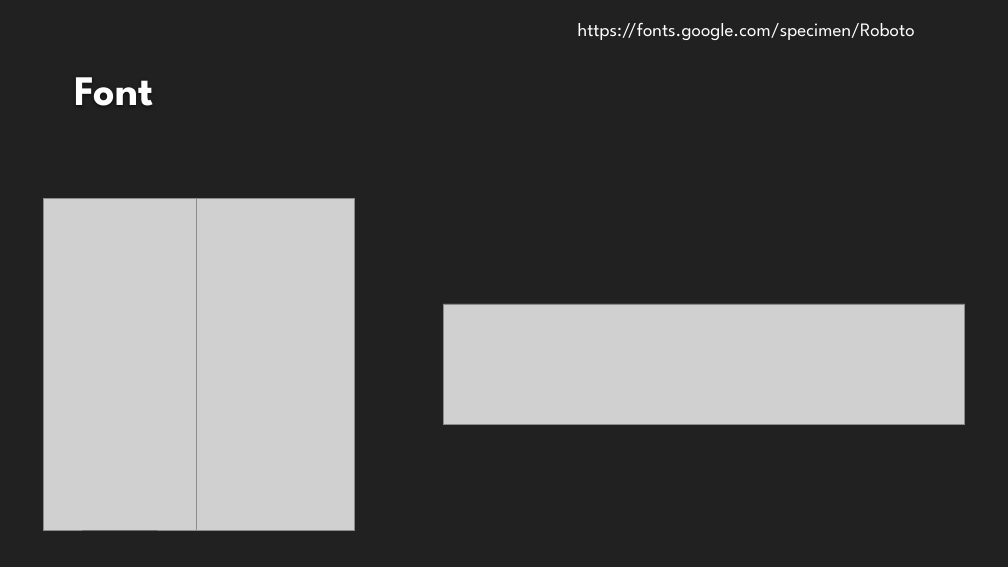
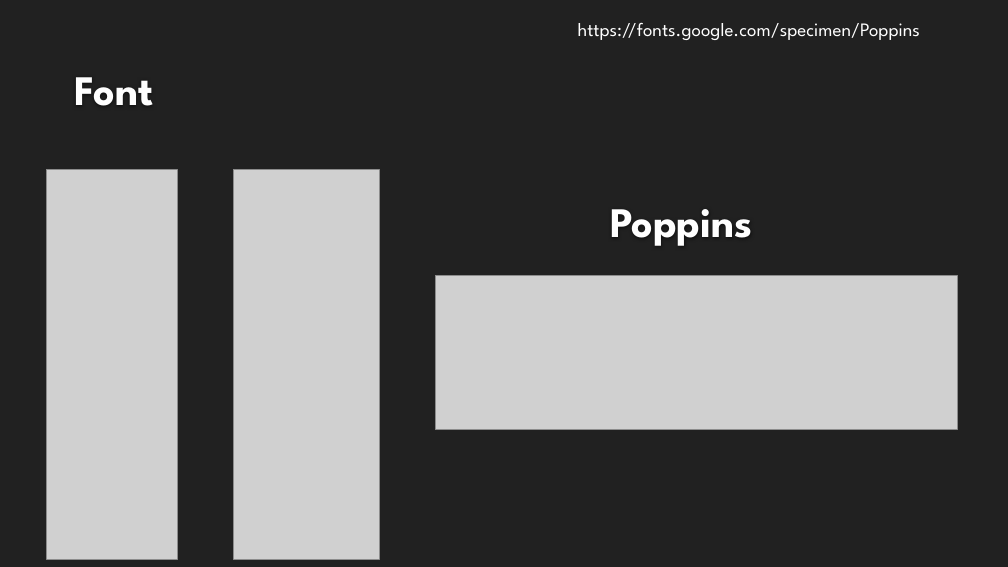
Before and after one commit to havilash/portfolio-website-v1, a slide deck: slide 4 of Portfolio Website Design.pptx. Drawn at 1008x567 pixels with LibreOffice and Linux fonts; fonts in the diff are those of the drawing; grey boxes stand for pictures; background and template pictures are left out. Boxes give left, top, right and bottom in pixels: in the first picture for what was removed or moved away, otherwise in the second. Text is boxed around its words. In the diff, an @@ line names an element or a change of style, - is before the commit and + after.

```diff
--- a/Portfolio Website Design.pptx
+++ b/Portfolio Website Design.pptx
@@ text at [578,23,920,40]: text changed @@
-https://fonts.google.com/specimen/Roboto
+https://fonts.google.com/specimen/Poppins
@@ picture: place and size @@
-picture at [43,199,196,531]
+picture at [47,170,178,560]
@@ picture: place and size @@
-picture at [197,199,355,532]
+picture at [233,170,380,560]
@@ text added at [610,209,752,246], 40 pt, text #FEFEFE, bold @@
+Poppins
@@ picture: place and size @@
-picture at [443,304,965,424]
+picture at [435,276,957,430]
```
Also in this commit, not shown: 9 other files.
